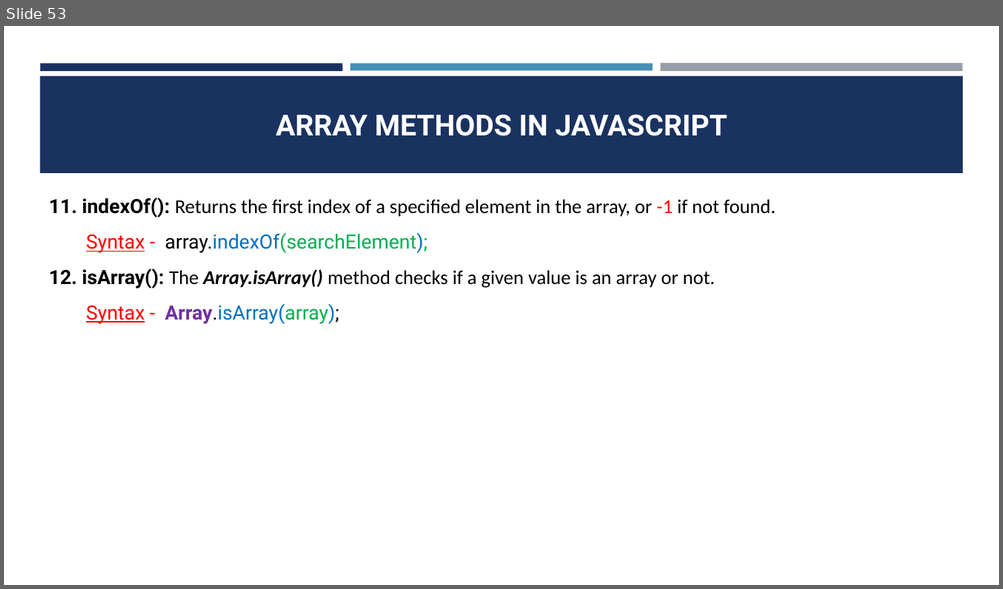
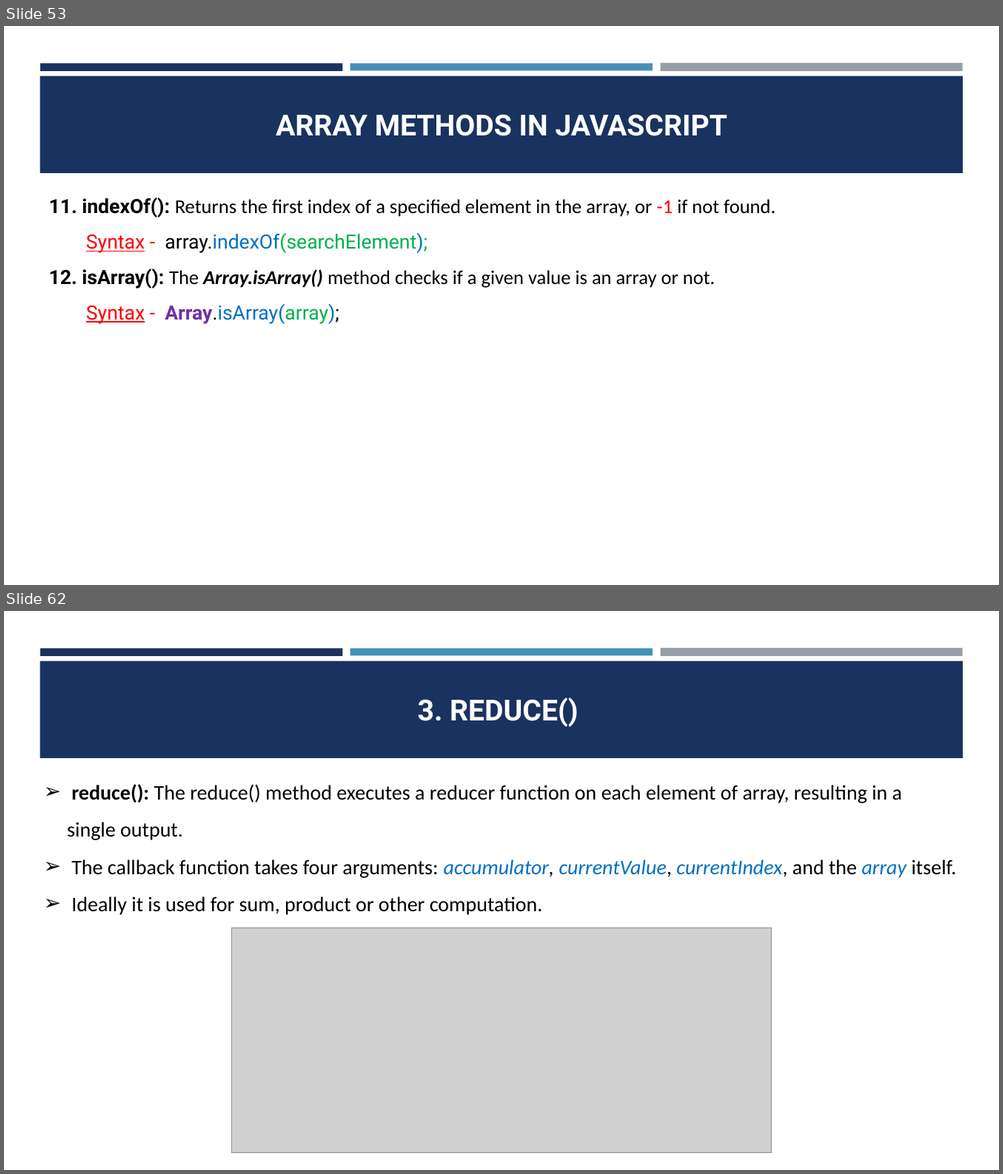
Before and after one commit to CodeCrafterRohit/PEC-Training, a slide deck: JAVASCRIPT/JAVASCRIPT PPT.pptx. Shown one above the other, each under a label of ours: slide 53 before the commit, slides 53 and 62 after it; the slides between them are not shown. The pictures are 1003x589 and 1003x1174 pixels, drawn with LibreOffice and Linux fonts; fonts in the diff are those of the drawing; grey boxes stand for pictures. Boxes give left, top, right and bottom in pixels: in the first picture for what was removed or moved away, otherwise in the second. Text is boxed around its words. In the diff, an @@ line names an element or a change of style, - is before the commit and + after.

```diff
--- a/JAVASCRIPT/JAVASCRIPT PPT.pptx
+++ b/JAVASCRIPT/JAVASCRIPT PPT.pptx
@@ slide 62 added at (4, 611, 999, 1170), background #FFFFFF; not listed: 4 template elements that a slide beside it also shows @@
@@ title added at (418, 698, 578, 727), 28 pt, text #FFFFFF, bold @@
+3. REDUCE()
@@ text added at (67, 784, 956, 915), 20 pt, text #000000 @@
+➢ reduce(): The reduce() method executes a reducer function on each element of array, resulting in a
+single output.
+➢ The callback function takes four arguments: accumulator, currentValue, currentIndex, and the array itself.
+➢ Ideally it is used for sum, product or other computation.
@@ picture added at (232, 928, 771, 1153) @@
```
Also in this commit, not shown: 19 other slides added, 14 other files.
